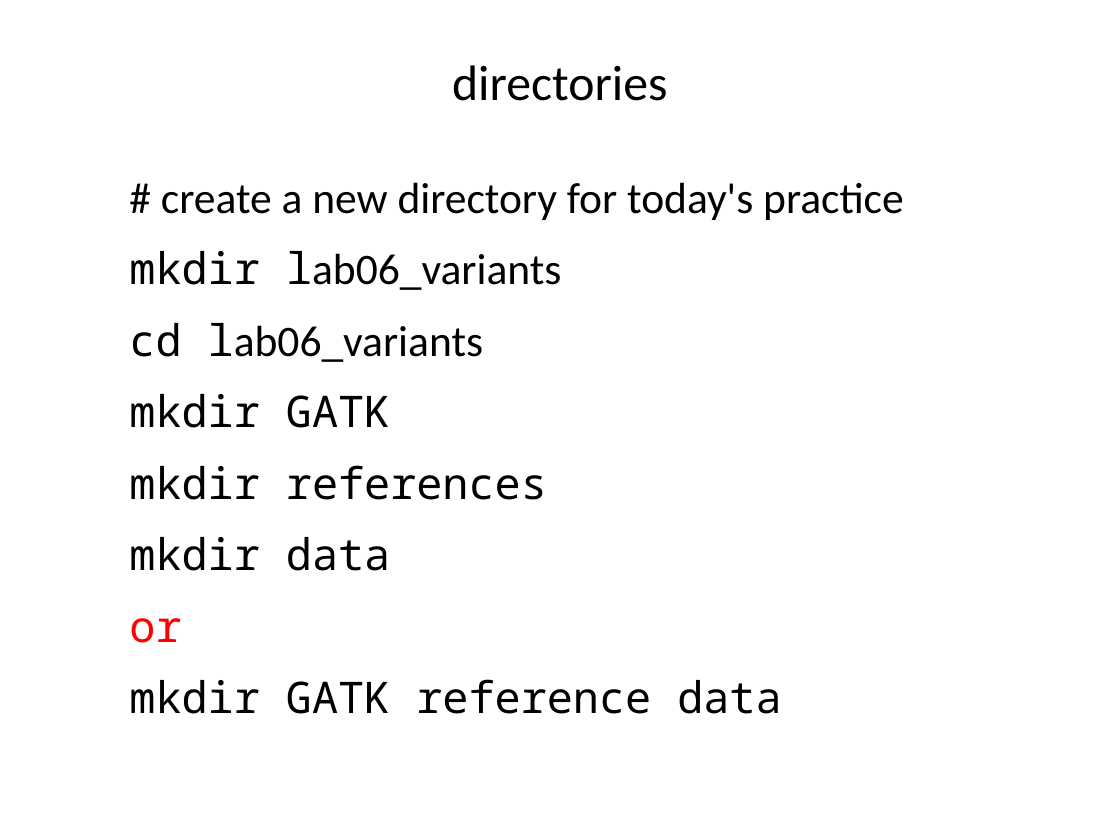
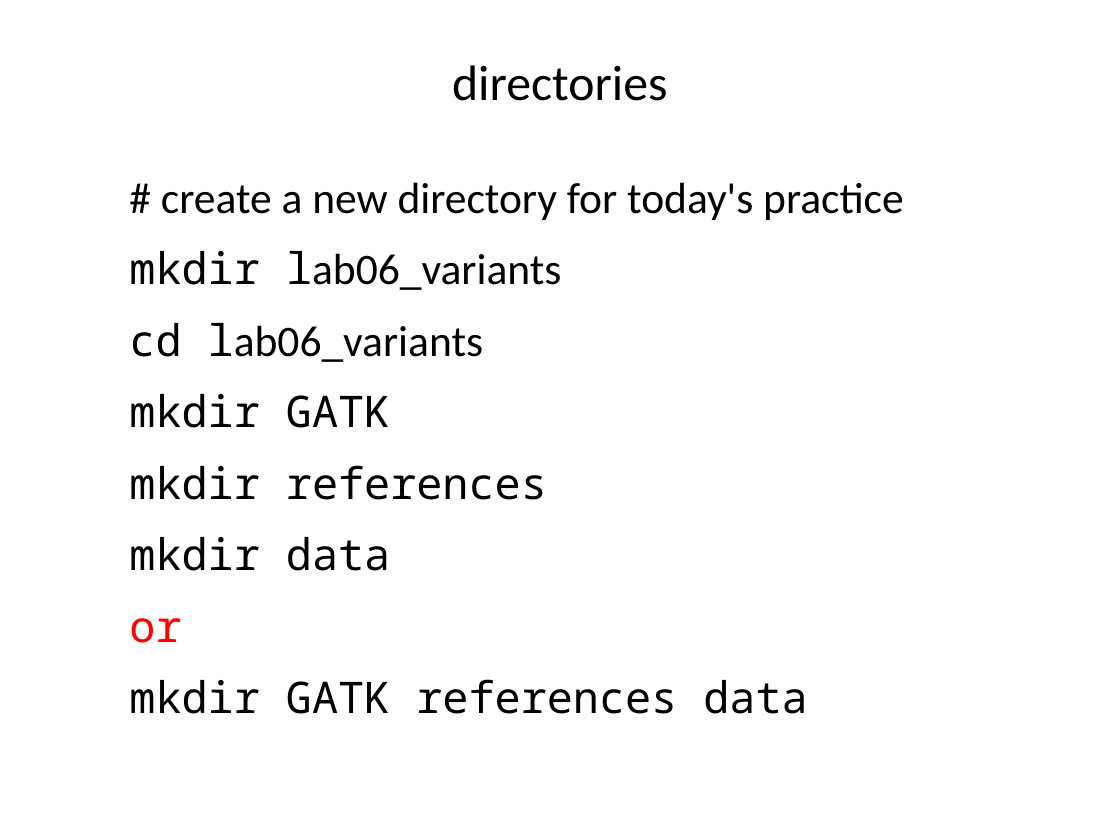
Before and after one commit to liu3zhenlab/teaching, a slide deck: slide 4 of PLPTH813Bioinformatis/2021/labs/lab06_variants.pptx (slide 3 before the commit). Drawn at 1120x840 pixels with LibreOffice and Linux fonts; fonts in the diff are those of the drawing. Boxes give left, top, right and bottom in pixels: in the first picture for what was removed or moved away, otherwise in the second. Text is boxed around its words. In the diff, an @@ line names an element or a change of style, - is before the commit and + after.

```diff
--- a/PLPTH813Bioinformatis/2021/labs/lab06_variants.pptx
+++ b/PLPTH813Bioinformatis/2021/labs/lab06_variants.pptx
@@ text at <box>129,679,807,714</box>: text changed @@
-mkdir GATK reference data
+mkdir GATK references data
```
Also in this commit, not shown: 3 other slides changed, 2 slides added, 3 other files.
